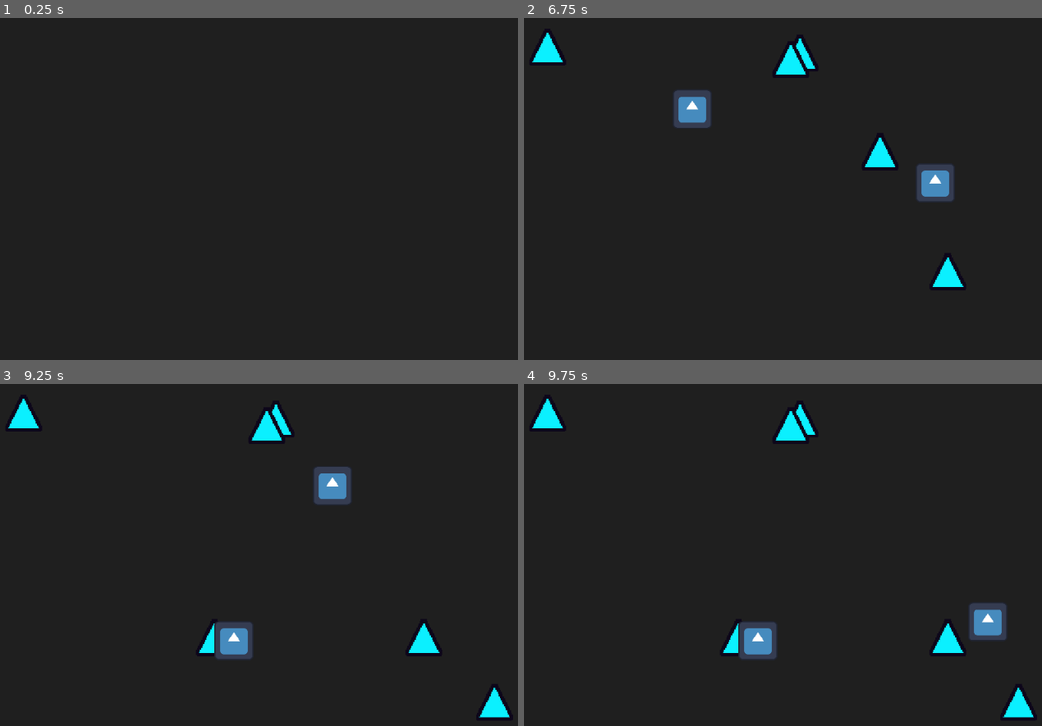
Above: before the commit, frames 1-4 (two rows, left to right).
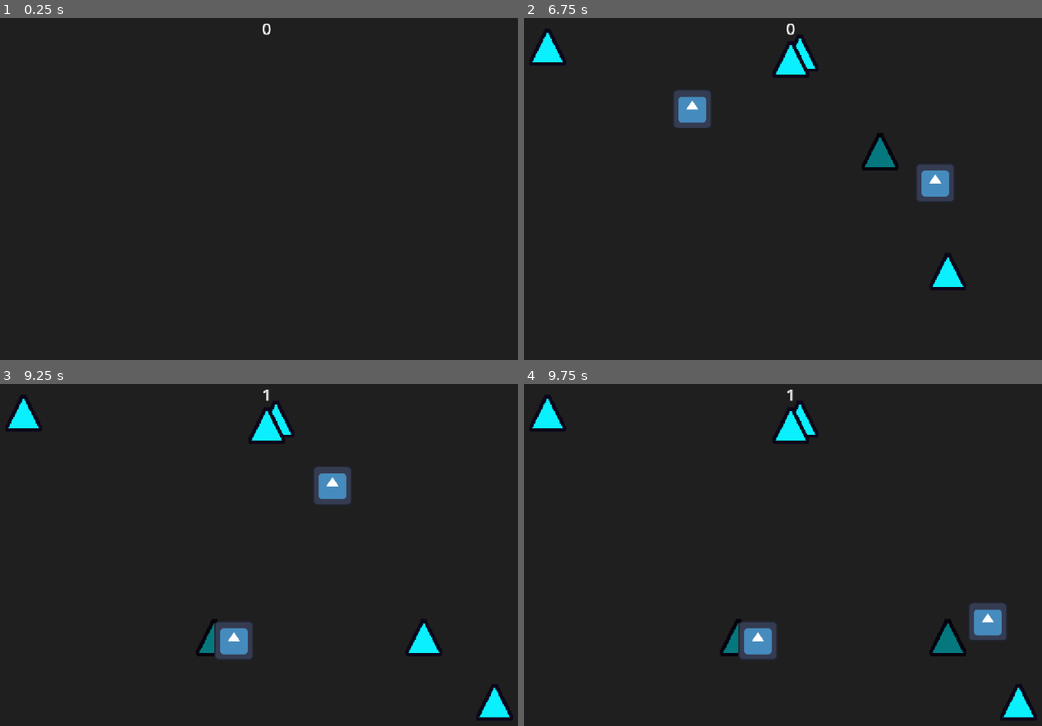
Above: after the commit, the same moments.

Repository: SpicyTime/BlastForge
Game: Godot game, scene res://main/main.tscn
Two runs of this game, one before a commit and one after it. Both use one fixed random seed, a clock stepped at 60 frames per second and the inputs below. The engine's default icon, where the game draws it, is replaced by a stand-in: a white triangle on a blue panel in a dark square.
Inputs (mouse positions are in pixels of both pictures, inside the frame that each line leads up to):
- Up to frame 1 (0.25 s): no input
- Up to frame 2 (6.75 s): tap Enter at 0.5 s; move the mouse to (933, 182) at 0.52 s; click (933, 182) at 0.6 s; tap Space at 1.25 s; move the mouse to (658, 219) at 1.27 s; click (658, 219) at 1.35 s; move the mouse to (855, 120) at 2.02 s; click (855, 120) at 2.1 s; move the mouse to (757, 274) at 2.77 s; click (757, 274) at 2.85 s; move the mouse to (990, 257) at 3.52 s; click (990, 257) at 3.6 s; move the mouse to (591, 144) at 4.27 s; click (591, 144) at 4.35 s; move the mouse to (824, 199) at 5.02 s; click (824, 199) at 5.1 s; move the mouse to (689, 106) at 5.77 s; click (689, 106) at 5.85 s; move the mouse to (933, 182) at 6.52 s; click (933, 182) at 6.6 s
- Up to frame 3 (9.25 s): move the mouse to (134, 585) at 7.27 s; click (134, 585) at 7.35 s; move the mouse to (331, 486) at 8.02 s; click (331, 486) at 8.1 s; move the mouse to (233, 640) at 8.77 s; click (233, 640) at 8.85 s
- Up to frame 4 (9.75 s): move the mouse to (990, 623) at 9.52 s; click (990, 623) at 9.6 s

The runs differ from the first frame. In frame 1, less than 0.1% of the frame differs, in the area x 50-53%, y 1-6%; in frame 2, 0.3%; in frame 3, 0.2%; in frame 4, 0.4%, in the area x 38-85%, y 1-79%.

Commit message:
Created the Hud

Diff:
--- a/explosives/explosive.tscn
+++ b/explosives/explosive.tscn
@@ -13,6 +13,7 @@
 
 [node name="Explosive" type="Node2D"]
 script = ExtResource("1_ejdfl")
+keep_detection_active = true
 
 [node name="ExplosiveSprite" type="Sprite2D" parent="."]
 z_index = 2
--- a/main/autoloads/signal_manager.gd
+++ b/main/autoloads/signal_manager.gd
@@ -7,3 +7,7 @@
 
 # Breakable
 signal breakable_broken(position: Vector2, point_worth: int)
+
+
+# Ui
+signal points_changed(new_value: int)
--- a/main/autoloads/ui_manager.gd
+++ b/main/autoloads/ui_manager.gd
@@ -6,8 +6,8 @@
 var active_menu: Control = null
 
 func set_up_ui(canvas_layer: CanvasLayer) -> void:
-	var overlays: Control = canvas_layer.get_child(0)
-	var menus: Control = canvas_layer.get_child(1)
+	var menus: Control = canvas_layer.get_child(0)
+	var overlays: Control = canvas_layer.get_child(1)
 	# Sets up menus
 	for menu in menus.get_children():
 		ui_menus.set(menu.name, menu)
--- a/main/main.gd
+++ b/main/main.gd
@@ -3,7 +3,10 @@
 
 func _ready() -> void:
 	SignalManager.breakable_broken.connect(_on_breakable_broken)
+	UiManager.set_up_ui(get_child(1))
+	UiManager.show_overlay("Hud")
 
 
 func _on_breakable_broken(_breakable_position: Vector2, breakable_worth: int) -> void:
 	total_points += breakable_worth
+	SignalManager.points_changed.emit(total_points)
--- a/main/main.tscn
+++ b/main/main.tscn
@@ -1,7 +1,8 @@
-[gd_scene load_steps=3 format=3 uid="uid://cw1imw7chr2ul"]
+[gd_scene load_steps=4 format=3 uid="uid://cw1imw7chr2ul"]
 
 [ext_resource type="PackedScene" uid="uid://k7nqsblly5gs" path="res://game/world.tscn" id="1_53q0u"]
 [ext_resource type="Script" uid="uid://dt6y51teng0f2" path="res://main/main.gd" id="1_pjrb6"]
+[ext_resource type="PackedScene" uid="uid://tdoscbf6lnd6" path="res://ui/hud.tscn" id="3_xwkvk"]
 
 [node name="Main" type="Node"]
 script = ExtResource("1_pjrb6")
@@ -27,3 +28,6 @@
 grow_horizontal = 2
 grow_vertical = 2
 mouse_filter = 2
+
+[node name="Hud" parent="UiCanvasLayer/Overlays" instance=ExtResource("3_xwkvk")]
+layout_mode = 1
--- /dev/null
+++ b/ui/hud.gd
@@ -0,0 +1,7 @@
+extends Control
+@onready var points_label: Label = $PointsLabel
+
+func _ready() -> void:
+	SignalManager.points_changed.connect(func(new_value: int) -> void:
+		points_label.text = str(new_value)
+		)
--- /dev/null
+++ b/ui/hud.tscn
@@ -0,0 +1,25 @@
+[gd_scene load_steps=2 format=3 uid="uid://tdoscbf6lnd6"]
+
+[ext_resource type="Script" uid="uid://4as2tdux84hn" path="res://ui/hud.gd" id="1_rbyyf"]
+
+[node name="Hud" type="Control"]
+layout_mode = 3
+anchors_preset = 15
+anchor_right = 1.0
+anchor_bottom = 1.0
+grow_horizontal = 2
+grow_vertical = 2
+mouse_filter = 2
+script = ExtResource("1_rbyyf")
+
+[node name="PointsLabel" type="Label" parent="."]
+layout_mode = 1
+anchors_preset = 5
+anchor_left = 0.5
+anchor_right = 0.5
+offset_left = -20.0
+offset_right = 20.0
+offset_bottom = 23.0
+grow_horizontal = 2
+text = "0"
+horizontal_alignment = 1
